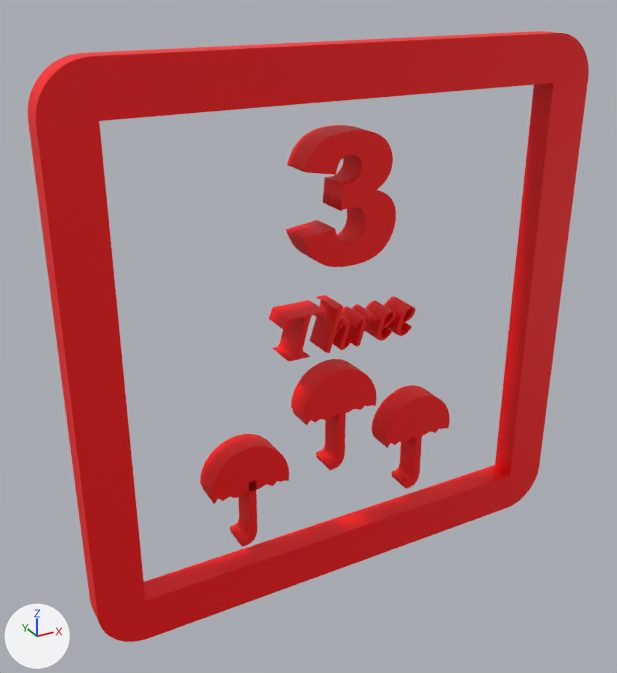
Before and after pictures for a commit that changed the glTF model assets/models/Number/Number_3.glb.
Camera for both pictures: a camera (50 mm lens) standing at (-1.48, -1.09, 2.85) and looking at (-0.12, 1.39, 1.61). Arrows for +X, +Y and +Z are at lower left; the lights stay in place. Where no turn or scale is listed for an object, it has been applied to the vertices.

The older version as bpy lines, for what is in view:
```python
ob_cube = bpy.data.objects.new('Cube', me_cube)
ob_cube.location = (0.0, 1.328, 1.614)
ob_cylinder = bpy.data.objects.new('Cylinder', me_cylinder)
ob_cylinder.location = (-0.41, 1.328, 1.131)
ob_cylinder.rotation_euler = (1.571, 0.0, 0.0)  # degrees (90, 0, 0)
ob_cylinder.scale = (0.154, 0.154, 0.05)
ob_cylinder_001 = bpy.data.objects.new('Cylinder.001', me_cylinder_004)
ob_cylinder_001.location = (0.316, 1.328, 1.149)
ob_cylinder_002 = bpy.data.objects.new('Cylinder.002', me_cylinder_005)
ob_cylinder_002.location = (-0.04, 1.328, 1.346)
ob_text = bpy.data.objects.new('Text', me_text)
ob_text.location = (-0.223, 1.328, 1.902)
ob_text_001 = bpy.data.objects.new('Text.001', me_text_002)
ob_text_001.location = (-0.305, 1.328, 1.588)
ob_text_002 = bpy.data.objects.new('Text.002', me_text_001)
ob_text_002.location = (-0.441, 1.328, 0.945)
ob_text_002.rotation_euler = (1.571, 0.0, 0.0)  # degrees (90, 0, 0)
ob_text_002.scale = (0.293, 0.293, 1.0)
ob_text_003 = bpy.data.objects.new('Text.003', me_text_003)
ob_text_003.location = (0.285, 1.328, 0.963)
ob_text_003.rotation_euler = (1.571, 0.0, 0.0)  # degrees (90, 0, 0)
ob_text_003.scale = (0.293, 0.293, 1.0)
ob_text_004 = bpy.data.objects.new('Text.004', me_text_004)
ob_text_004.location = (-0.0708, 1.328, 1.16)
ob_text_004.rotation_euler = (1.571, 0.0, 0.0)  # degrees (90, 0, 0)
ob_text_004.scale = (0.293, 0.293, 1.0)
```
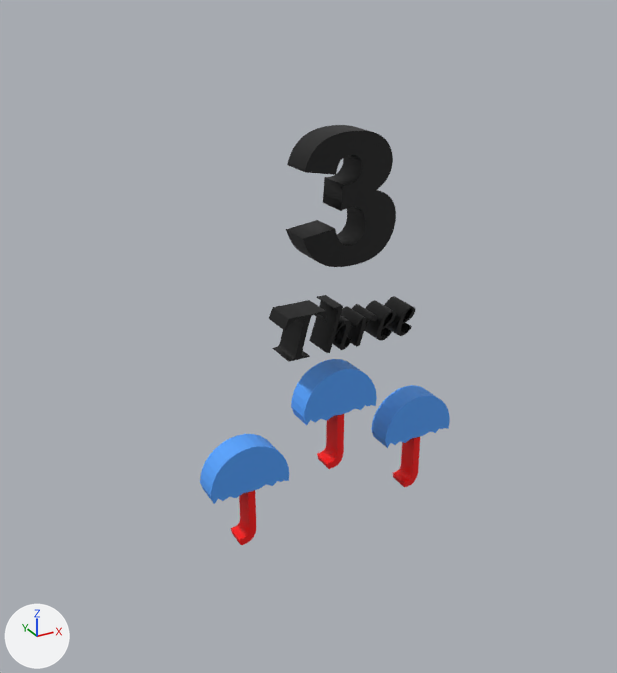
The change, as JSON lines over the scene's bpy script:
```json
{"op": "set", "path": "mat_material_004.base_color", "old": "(1.0, 0.0, 0.0)", "new": "(0.0, 0.0, 0.0)", "note": "red #ff0000 -> black #000000"}
{"op": "set", "path": "mat_material_002.base_color", "old": "(1.0, 0.0, 0.0)", "new": "(0.0, 0.0, 0.0)", "note": "red #ff0000 -> black #000000"}
{"op": "set", "path": "mat_material_008.base_color", "old": "(1.0, 0.0, 0.0)", "new": "(0.0865, 0.361, 1.0)", "note": "red #ff0000 -> blue #53a2ff"}
{"op": "set", "path": "mat_material_010.base_color", "old": "(1.0, 0.0, 0.0)", "new": "(0.0865, 0.361, 1.0)", "note": "red #ff0000 -> blue #53a2ff"}
{"op": "set", "path": "mat_material_012.base_color", "old": "(1.0, 0.0, 0.0)", "new": "(0.0865, 0.361, 1.0)", "note": "red #ff0000 -> blue #53a2ff"}
{"op": "remove", "block": "ob_cube", "code": ["ob_cube = bpy.data.objects.new('Cube', me_cube)", "ob_cube.location = (0.0, 1.328, 1.614)"]}
{"op": "set", "path": "ob_text_002.rotation_euler", "old": "(1.571, 0.0, 0.0)", "new": "(0.0, 0.0, 0.0)", "note": "degrees (90, 0, 0) -> degrees (0, 0, 0)"}
{"op": "add", "block": "ob_text_002", "code": "ob_text_002.parent = ob_cylinder"}
{"op": "set", "path": "ob_text_002.location", "old": "(-0.441, 1.328, 0.945)", "new": "(-0.2, -1.205, 0.0)"}
{"op": "set", "path": "ob_text_002.scale", "old": "(0.293, 0.293, 1.0)", "new": "(1.9, 1.9, 16.1)"}
{"op": "set", "path": "ob_text_003.rotation_euler", "old": "(1.571, 0.0, 0.0)", "new": "(0.0, 0.0, 0.0)", "note": "degrees (90, 0, 0) -> degrees (0, 0, 0)"}
{"op": "add", "block": "ob_text_003", "code": "ob_text_003.parent = ob_cylinder"}
{"op": "set", "path": "ob_text_003.location", "old": "(0.285, 1.328, 0.963)", "new": "(4.505, -1.085, 0.0)"}
{"op": "set", "path": "ob_text_003.scale", "old": "(0.293, 0.293, 1.0)", "new": "(1.9, 1.9, 16.1)"}
{"op": "set", "path": "ob_text_004.rotation_euler", "old": "(1.571, 0.0, 0.0)", "new": "(0.0, 0.0, 0.0)", "note": "degrees (90, 0, 0) -> degrees (0, 0, 0)"}
{"op": "add", "block": "ob_text_004", "code": "ob_text_004.parent = ob_cylinder"}
{"op": "set", "path": "ob_text_004.location", "old": "(-0.0708, 1.328, 1.16)", "new": "(2.198, 0.189, 0.0)"}
{"op": "set", "path": "ob_text_004.scale", "old": "(0.293, 0.293, 1.0)", "new": "(1.9, 1.9, 16.1)"}
```

Changed parts and their boxes [x1, y1, x2, y2] in the pictures (617 x 673 px):
```json
{"object": "Cube", "change": "deleted", "before": [28, 31, 589, 642], "on screen": "red"}
{"object": "Text", "change": "recoloured", "before": [286, 125, 396, 267], "after": [286, 125, 396, 267], "on screen": "red to black"}
{"object": "Text.001", "change": "recoloured", "before": [269, 295, 415, 362], "after": [269, 295, 415, 362], "on screen": "red to black"}
{"object": "Cylinder", "change": "recoloured", "before": [200, 434, 289, 504], "after": [200, 434, 289, 504], "on screen": "red to blue"}
{"object": "Cylinder.002", "change": "recoloured", "before": [291, 359, 377, 425], "after": [291, 359, 377, 425], "on screen": "red to blue"}
{"object": "Cylinder.001", "change": "recoloured", "before": [371, 385, 450, 448], "after": [371, 385, 450, 448], "on screen": "red to blue"}
{"object": "Text.004", "change": "moved, rescaled, turned", "before": [316, 413, 346, 470], "after": [317, 414, 344, 469]}
{"object": "Text.002", "change": "moved, rescaled, turned", "before": [230, 481, 257, 547], "after": [231, 490, 256, 545]}
{"object": "Text.003", "change": "moved, rescaled, turned", "before": [391, 436, 422, 489], "after": [393, 437, 420, 487]}
```
